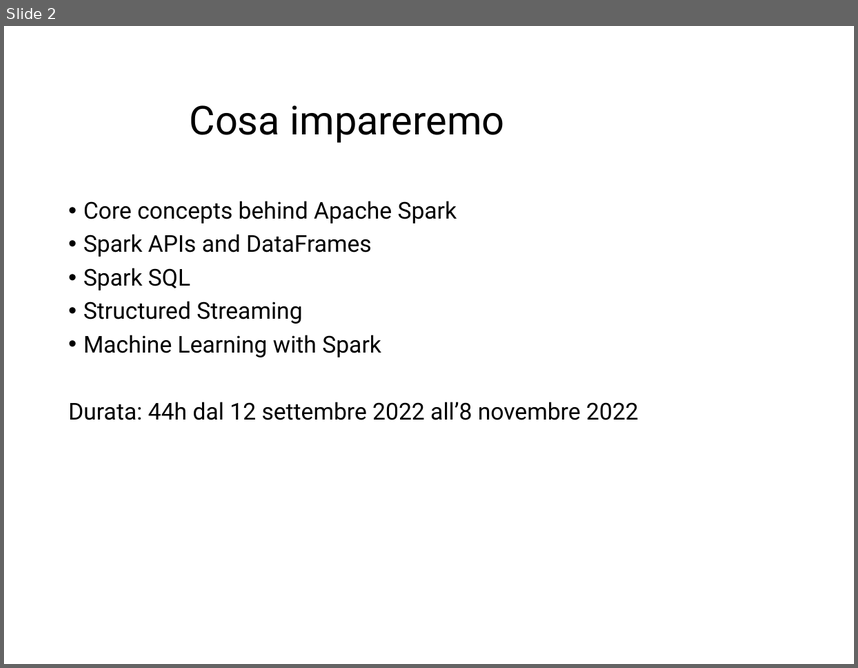
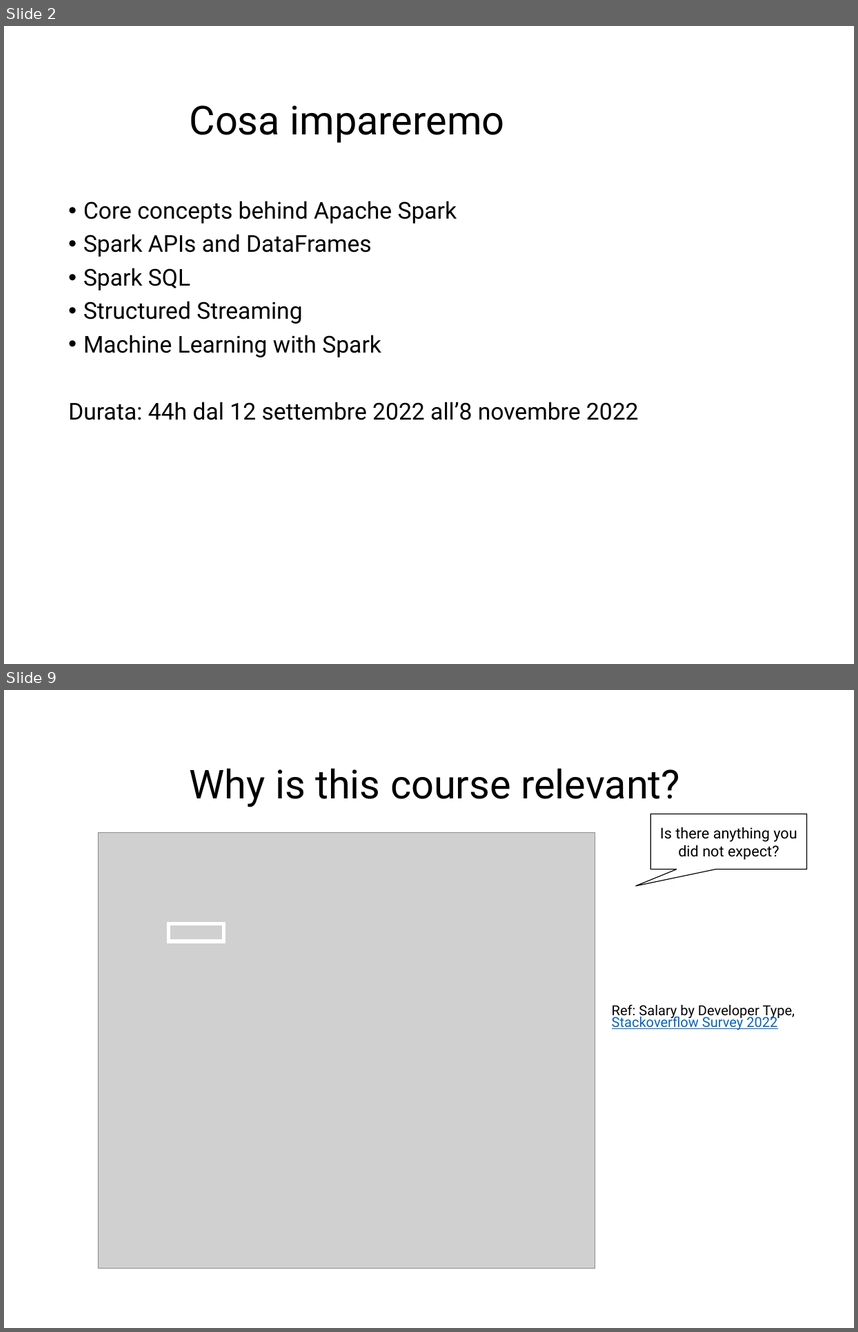
Before and after one commit to Marco-Santoni/databricks-from-scratch, a slide deck: training-spark/0_Intro_v1.pptx. Shown one above the other, each under a label of ours: slide 2 before the commit, slides 2 and 9 after it; the slides between them are not shown. The pictures are 858x668 and 858x1332 pixels, drawn with LibreOffice and Linux fonts; fonts in the diff are those of the drawing; grey boxes stand for pictures; background and template pictures are left out. Boxes give left, top, right and bottom in pixels: in the first picture for what was removed or moved away, otherwise in the second. Text is boxed around its words. In the diff, an @@ line names an element or a change of style, - is before the commit and + after.

```diff
--- a/training-spark/0_Intro_v1.pptx
+++ b/training-spark/0_Intro_v1.pptx
@@ slide 9 added at (4, 690, 854, 1328), background #FFFFFF @@
@@ title added at (190, 768, 680, 807), 48 pt, text #000000 @@
+Why is this course relevant?
@@ speech box added at (651, 814, 807, 869), fill #FFFFFF, outline #000000 1 pt, 18 pt, text #000000 @@
+Is there anything you did not expect?
@@ picture added at (98, 832, 595, 1268) @@
@@ rectangle added at (168, 924, 224, 941), outline #FFFFFF 4.5 pt @@
@@ text added at (612, 1005, 795, 1030), 16.6 pt, text #000000 @@
+Ref: Salary by Developer Type, Stackoverflow Survey 2022
```
Also in this commit, not shown: 2 slides changed, 11 other slides added, 1 slide removed.
